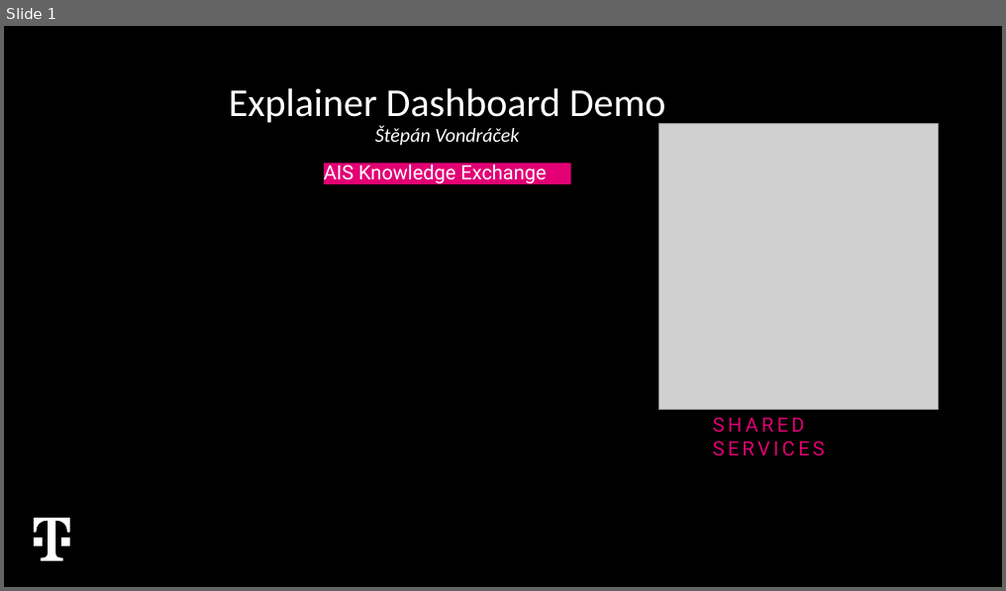
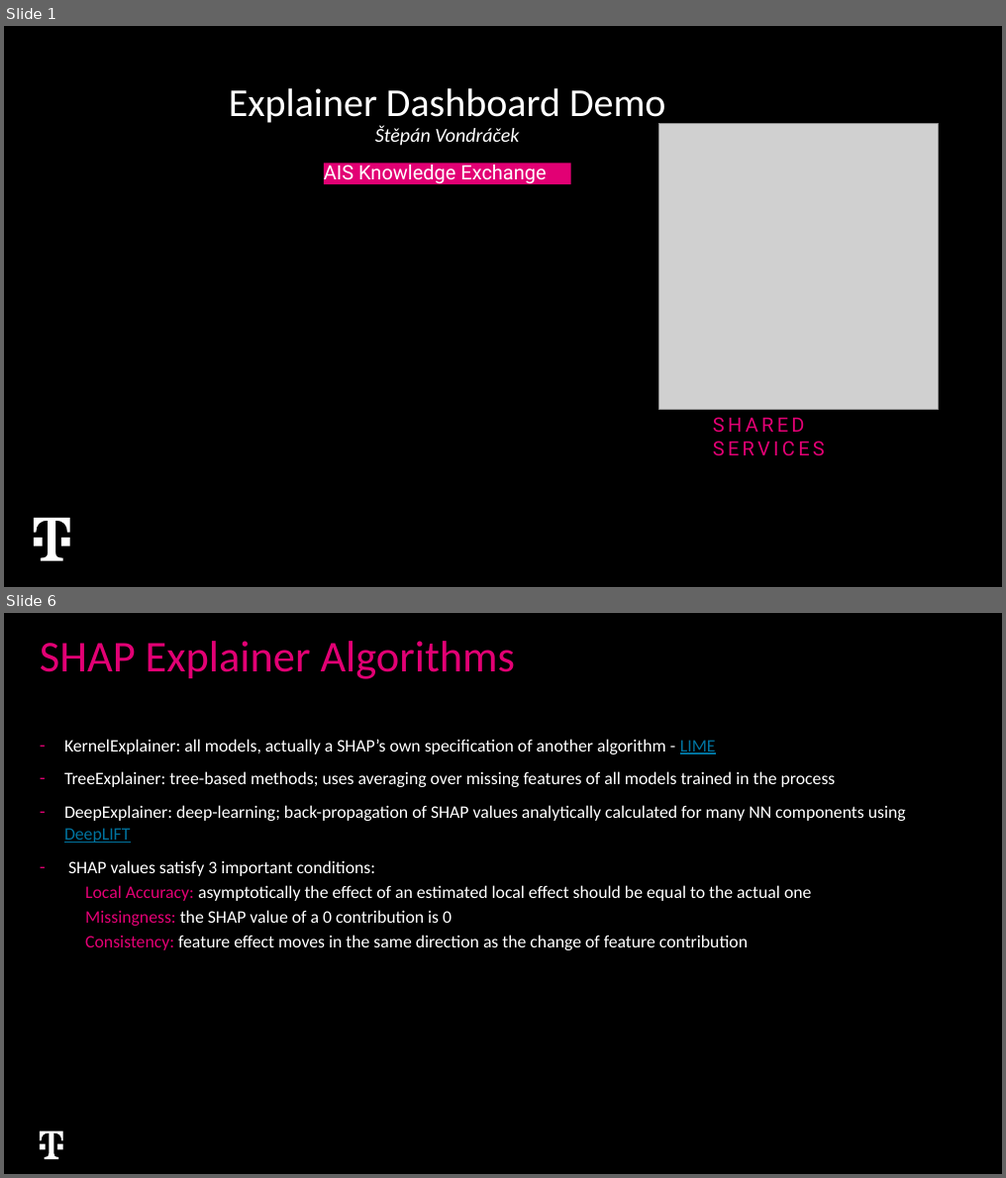
Before and after one commit to VondracekS/ExplainabilityExchange, a slide deck: ExplainerDahboards_AIS_KnowledgeExchange.pptx. Shown one above the other, each under a label of ours: slide 1 before the commit, slides 1 and 6 after it; the slides between them are not shown. The pictures are 1006x591 and 1006x1178 pixels, drawn with LibreOffice and Linux fonts; fonts in the diff are those of the drawing; grey boxes stand for pictures; background and template pictures are left out. Boxes give left, top, right and bottom in pixels: in the first picture for what was removed or moved away, otherwise in the second. Text is boxed around its words. In the diff, an @@ line names an element or a change of style, - is before the commit and + after.

```diff
--- a/ExplainerDahboards_AIS_KnowledgeExchange.pptx
+++ b/ExplainerDahboards_AIS_KnowledgeExchange.pptx
@@ slide 6 added at bbox=[4, 613, 1002, 1174], background #000000 @@
@@ title added at bbox=[40, 641, 515, 679], 40 pt, text #E20074 @@
+SHAP Explainer Algorithms
@@ text added at bbox=[64, 739, 906, 951], 16 pt, text #FFFFFF @@
+– KernelExplainer: all models, actually a SHAP’s own specification of another algorithm - LIME
+– TreeExplainer: tree-based methods; uses averaging over missing features of all models trained in the process
+– DeepExplainer: deep-learning; back-propagation of SHAP values analytically calculated for many NN components using DeepLIFT
+– SHAP values satisfy 3 important conditions:
+    1. Local Accuracy: asymptotically the effect of an estimated local effect should be equal to the actual one
+    2. Missingness: the SHAP value of a 0 contribution is 0
+    3. Consistency: feature effect moves in the same direction as the change of feature contribution
@@ freeform shape added at bbox=[40, 1132, 63, 1159], fill #FFFFFF @@
```
Also in this commit, not shown: 4 slides changed, 3 other slides added, 1 slide removed, 3 other files.
